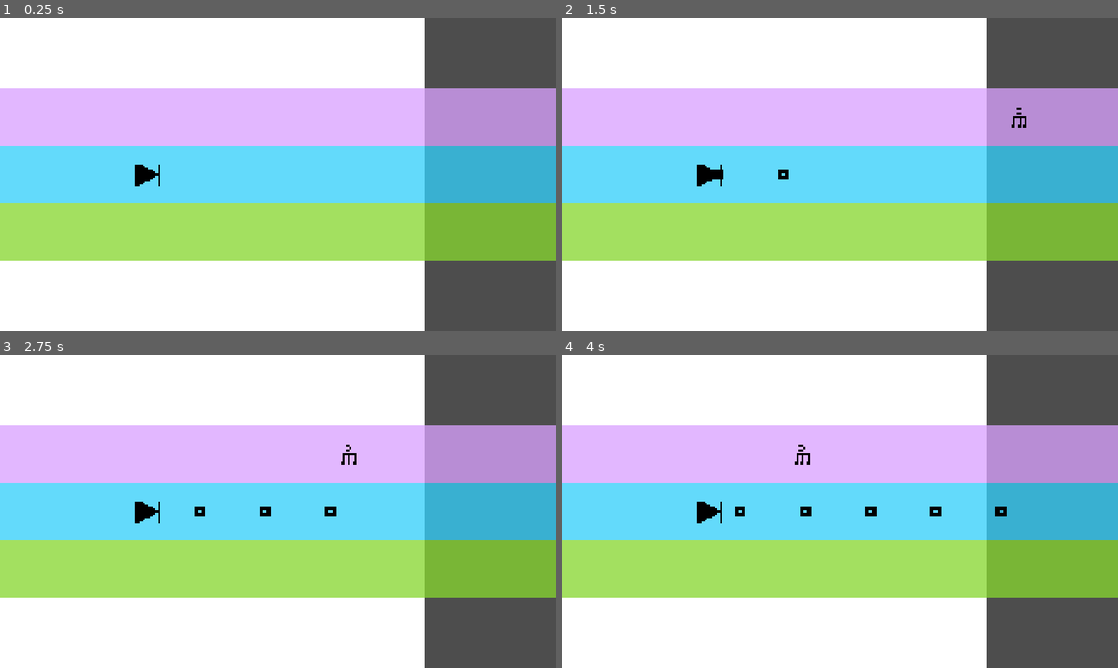
Above: before the commit, frames 1-4 (two rows, left to right).
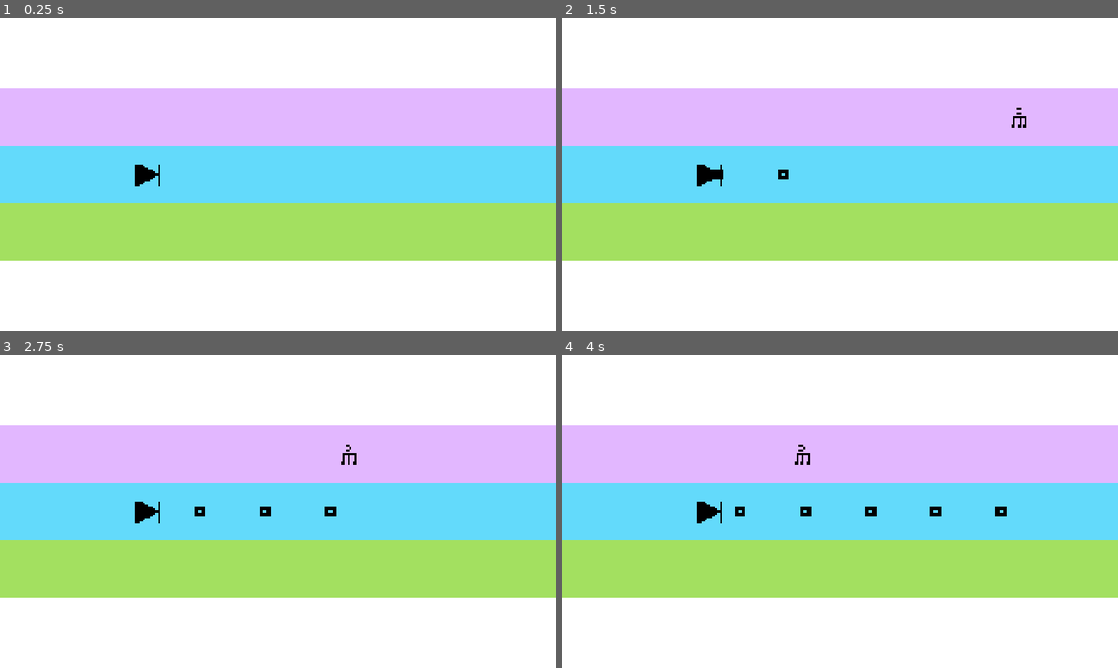
Above: after the commit, the same moments.

Repository: chorwat2137/haven-2026
Game: Godot game, scene res://scenes/main.tscn
The game is run twice, just before and just after one commit, with the same random seed, the same clock (stepped at 60 frames per second) and the same inputs.
Inputs:
- Up to frame 1 (0.25 s): no input
- Up to frame 2 (1.5 s): tap Enter (ui_accept) at 0.5, 0.77 s; hold Right (ui_right) from 0.53 s (still down); tap Space (shoot) at 0.6, 1.35 s
- Up to frame 3 (2.75 s): tap Enter (ui_accept) at 1.52 s; release Right (ui_right) at 2.03 s; hold Left (ui_left) from 2.03 s (still down); tap Space (shoot) at 2.1 s
- Up to frame 4 (4 s): release Left (ui_left) at 2.78 s; hold Right (ui_right) from 2.78 s (still down); tap Space (shoot) at 2.85, 3.6 s; tap Enter (ui_accept) at 3.02, 3.77 s

The runs differ from the first frame. In frame 1, 24% of the frame differs, in the area x 76-100%, y 0-100%; in frame 2, 24%; in frame 3, 24%; in frame 4, 24%.

Commit message:
Automatic sync

Diff:
--- a/scripts/main.gd
+++ b/scripts/main.gd
@@ -17,7 +17,7 @@
 # Called when the node enters the scene tree for the first time.
 func _ready() -> void:
 	screen_size = get_viewport().get_visible_rect().size
-	$Player/Spectrum.position.x = 0 - screen_size.x /2
+	$Player/Spectrum.position.x = $Player/Camera2D2.position.x - screen_size.x /2
 	$Player/Spectrum.position.y = 0 - screen_size.y /2
 	var center_y = screen_size.y / 2.0
 
